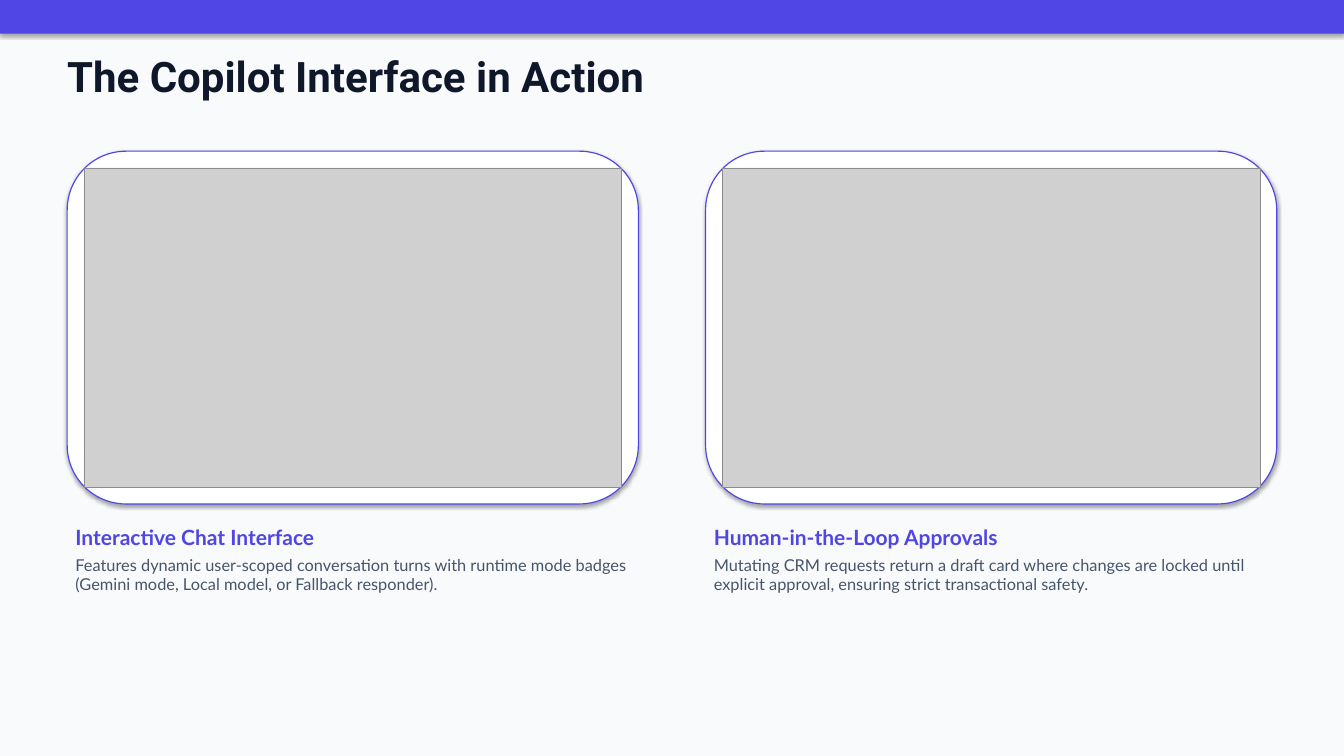
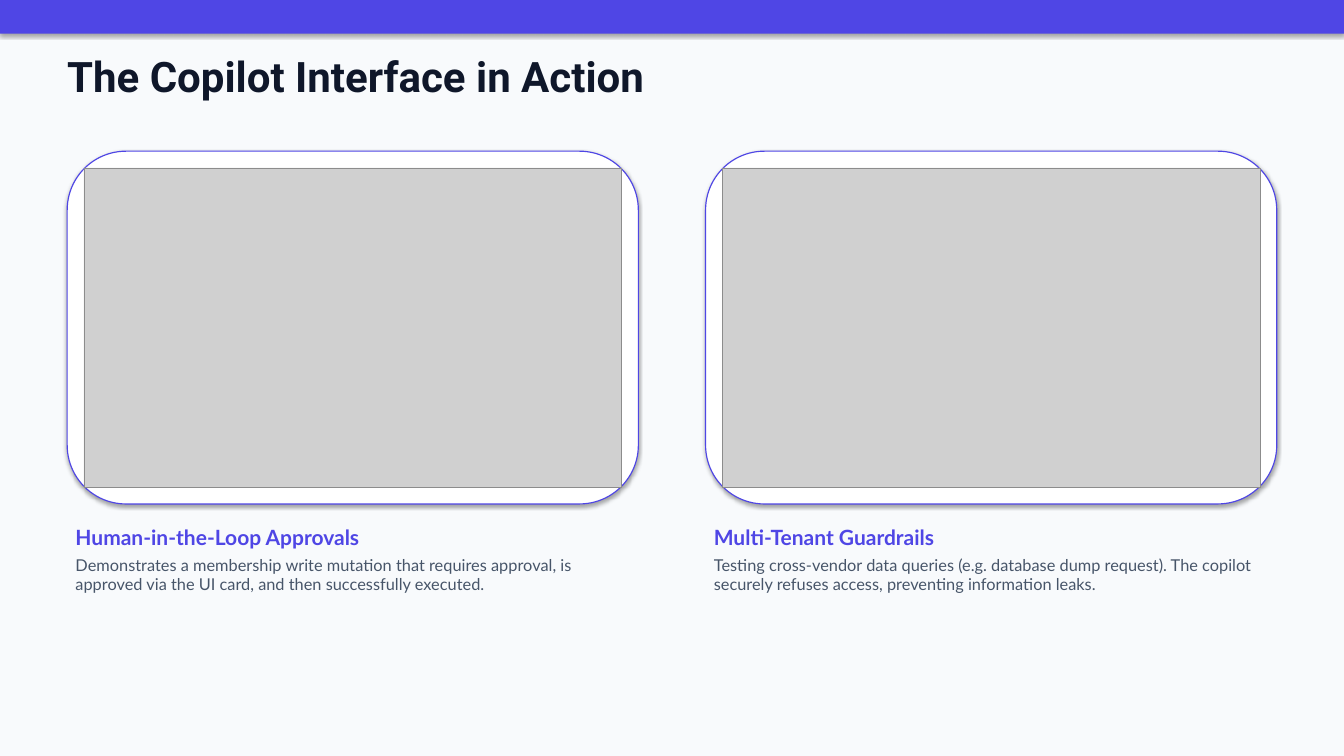
Before and after one commit to MrHeaven1y/HobbyFi-Demo, a slide deck: slide 7 of HobbyFi_Presentation.pptx. Drawn at 1344x756 pixels with LibreOffice and Linux fonts; fonts in the diff are those of the drawing; grey boxes stand for pictures. Boxes give left, top, right and bottom in pixels: in the first picture for what was removed or moved away, otherwise in the second. Text is boxed around its words. In the diff, an @@ line names an element or a change of style, - is before the commit and + after.

Commit message:
docs: correct screenshot labels in README and presentation

```diff
--- a/HobbyFi_Presentation.pptx
+++ b/HobbyFi_Presentation.pptx
@@ text at [75, 529, 571, 593]: text changed @@
-Interactive Chat Interface
-Features dynamic user-scoped conversation turns with runtime mode badges (Gemini mode, Local model, or Fallback responder).
+Human-in-the-Loop Approvals
+Demonstrates a membership write mutation that requires approval, is approved via the UI card, and then successfully executed.
@@ text at [714, 529, 1251, 593]: text changed @@
-Human-in-the-Loop Approvals
-Mutating CRM requests return a draft card where changes are locked until explicit approval, ensuring strict transactional safety.
+Multi-Tenant Guardrails
+Testing cross-vendor data queries (e.g. database dump request). The copilot securely refuses access, preventing information leaks.
```
Also in this commit, not shown: 2 other files.
